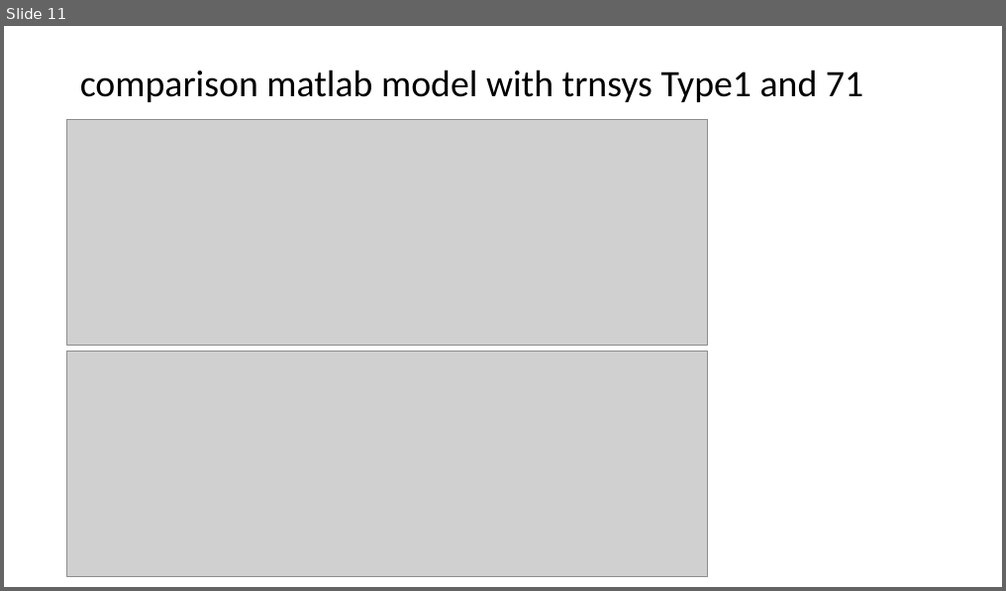
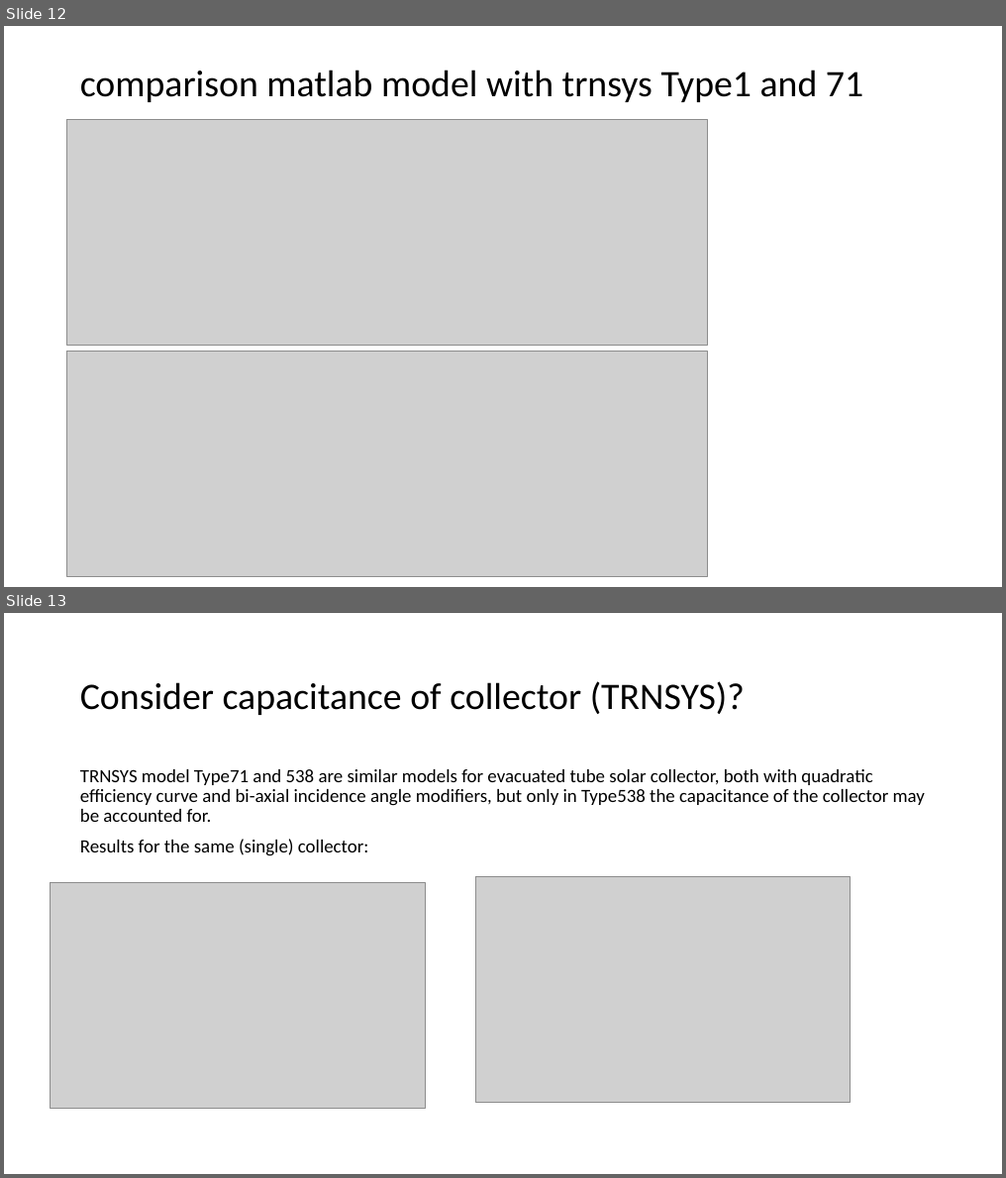
Before and after one commit to MargotDePauw/TETRA-warmtenetten, a slide deck: model zonnecollector/achtergrond/Solar collector.pptx. Shown one above the other, each under a label of ours: slide 11 before the commit, slides 12 and 13 after it. The pictures are 1006x591 and 1006x1178 pixels, drawn with LibreOffice and Linux fonts; fonts in the diff are those of the drawing; grey boxes stand for pictures. Boxes give left, top, right and bottom in pixels: in the first picture for what was removed or moved away, otherwise in the second. Text is boxed around its words. In the diff, an @@ line names an element or a change of style, - is before the commit and + after.

Commit message:
zonnecollector: IAM voor long en transv richting, berekening met en zonder inertie, correctie ifv debiet. Geverifieerd met trnsys Type71 en Type538.

```diff
--- a/model zonnecollector/achtergrond/Solar collector.pptx
+++ b/model zonnecollector/achtergrond/Solar collector.pptx
@@ slide 13 added at bbox=[4, 613, 1002, 1174], background #FFFFFF @@
@@ title added at bbox=[80, 681, 745, 715], 36 pt, text #000000 @@
+Consider capacitance of collector (TRNSYS)?
@@ text added at bbox=[80, 769, 925, 857], 18 pt, text #000000 @@
+TRNSYS model Type71 and 538 are similar models for evacuated tube solar collector, both with quadratic efficiency curve and bi-axial incidence angle modifiers, but only in Type538 the capacitance of the collector may be accounted for.
+Results for the same (single) collector:
@@ picture added at bbox=[475, 877, 849, 1103] @@
@@ picture added at bbox=[51, 883, 426, 1109] @@
@@ what was slide 11 is now slide 12 @@
```
Also in this commit, not shown: 2 slides changed, 5 other slides added, 1 slide removed, 2 other files.
